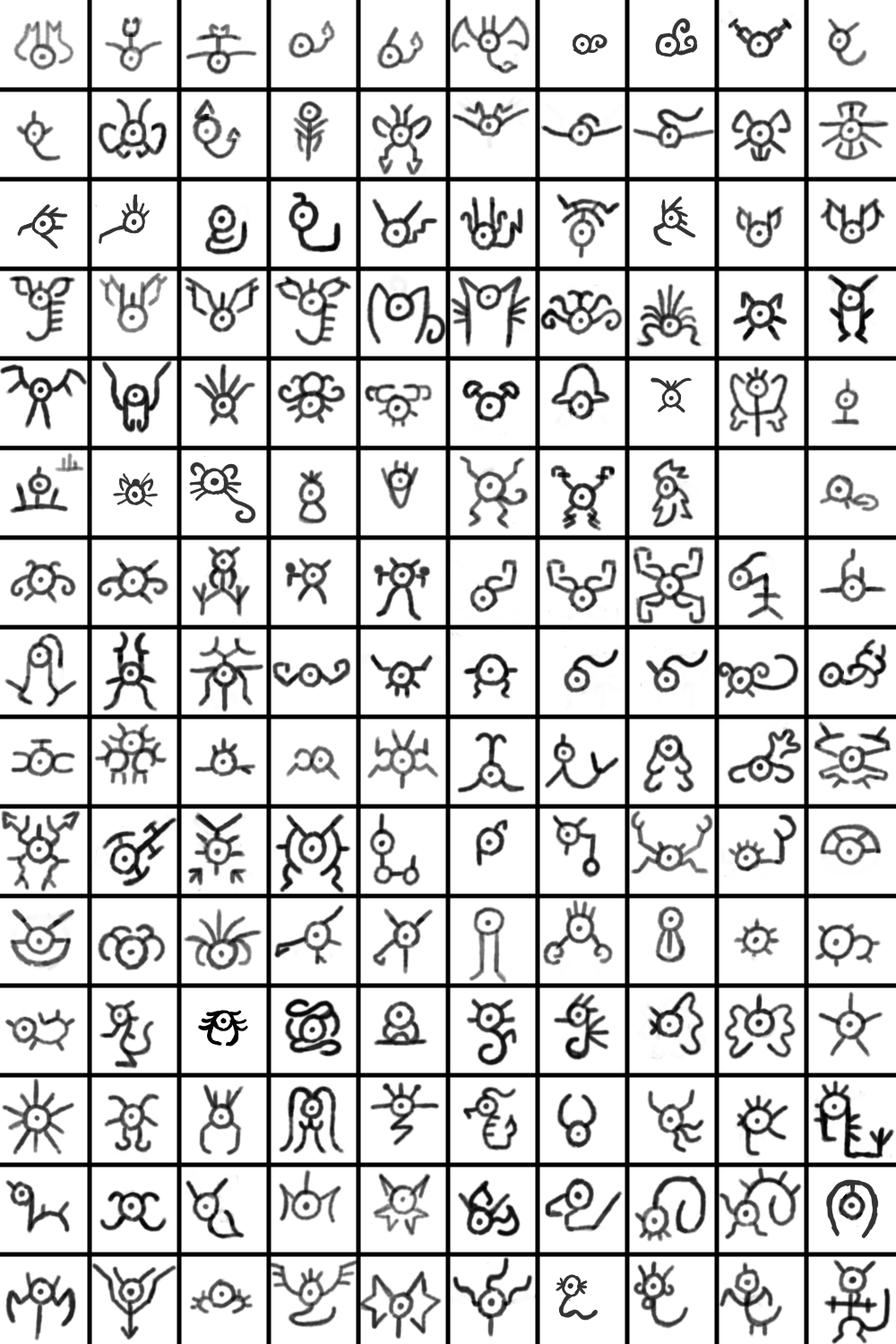
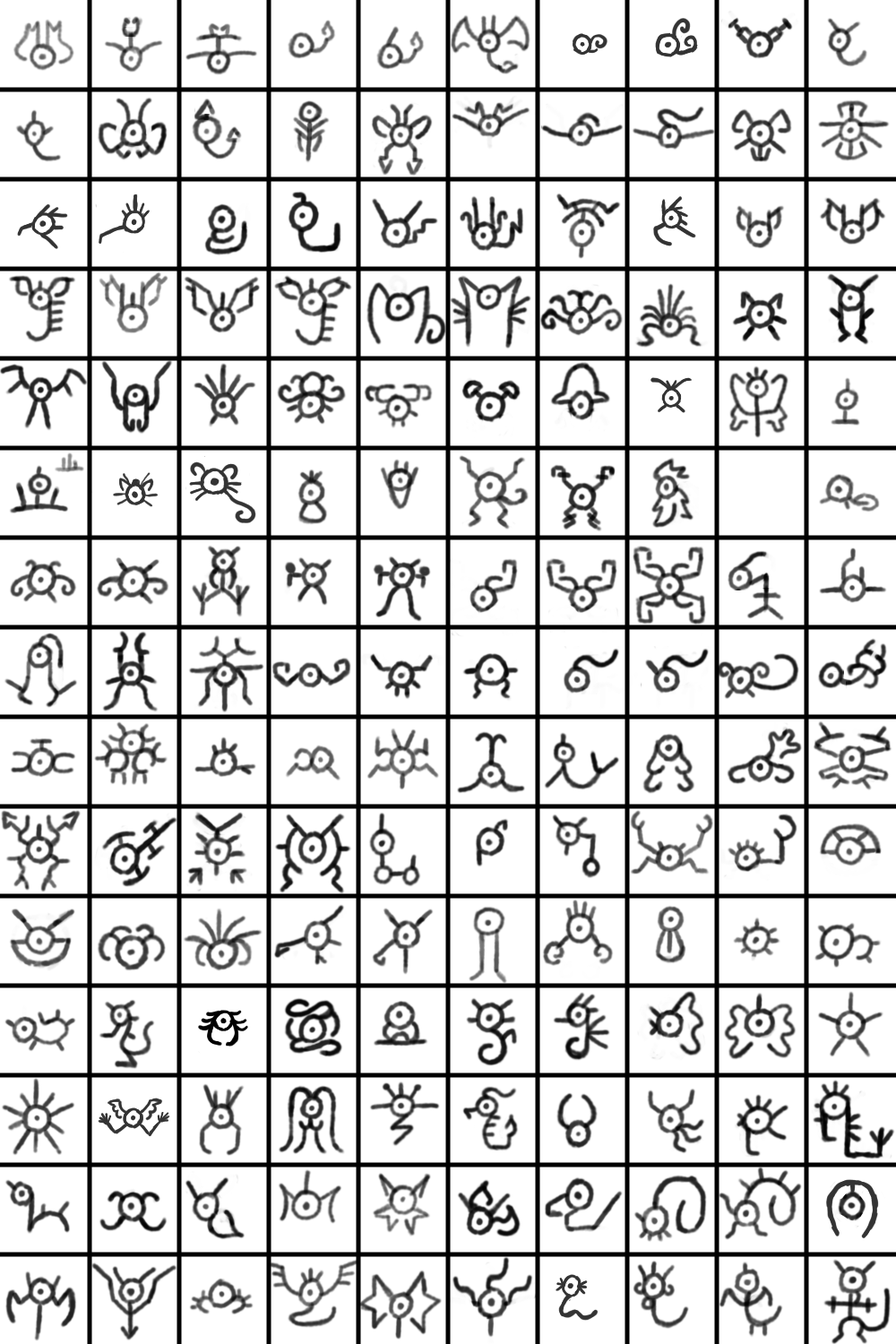
Layers edited between the first and the second (896, 1344) image:
painted on "Paint Layer 1" over bbox(97, 1091, 171, 1157)
